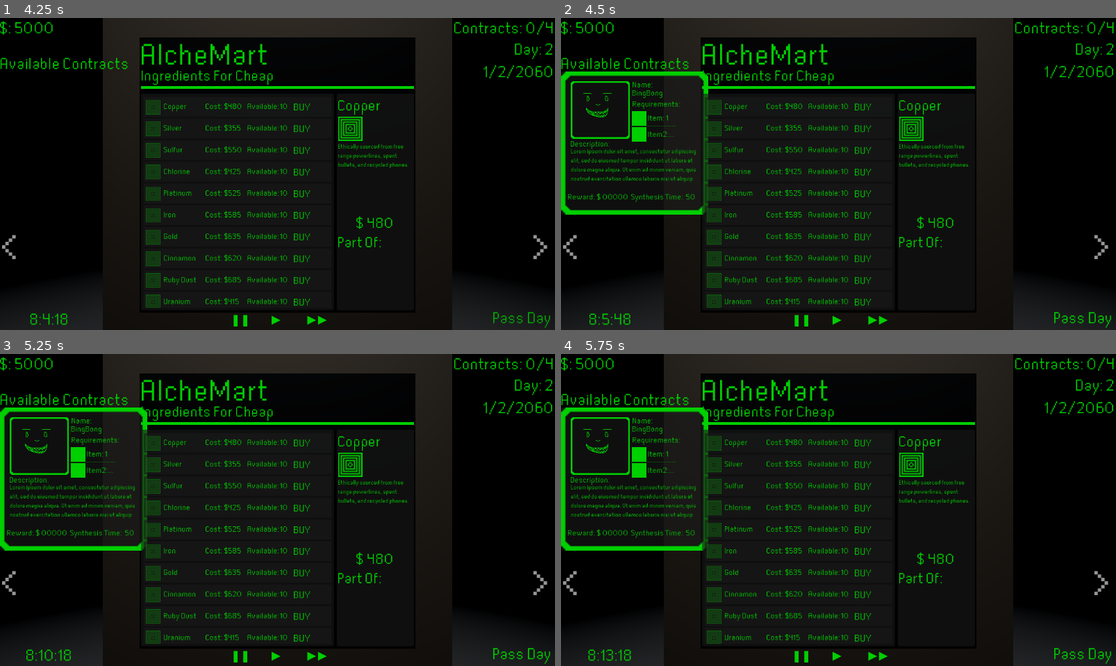
Above: before the commit, frames 1-4 (two rows, left to right).
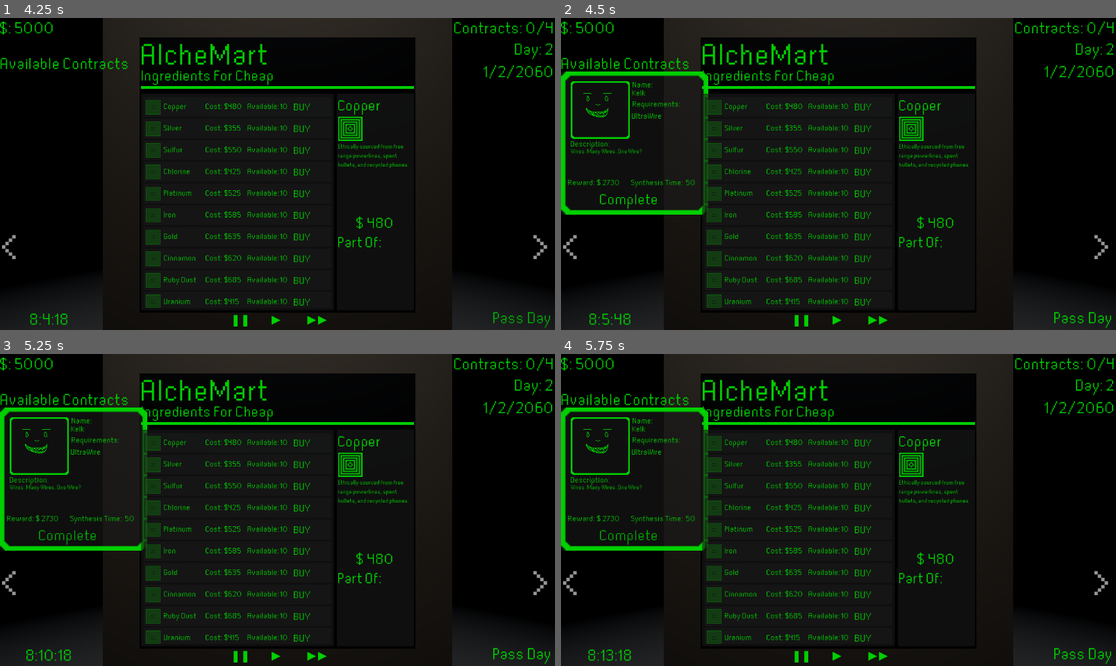
Above: after the commit, the same moments.

Repository: megajolt/Alchemist-Trade-Ltd.
Game: Godot game, scene res://Scenes/maingame.tscn
Same seed, same stepped clock (60 frames per second), same inputs: the game is played once before the commit and once after it.
Inputs (mouse positions are in pixels of both pictures, inside the frame that each line leads up to):
- Up to frame 1 (4.25 s): click (238, 105) at 0.52 s; click "❚❚" at 1.25 s; click "▶" at 2 s; click "▶▶" at 2.75 s; click "Pass Day" at 3.5 s
- Up to frame 2 (4.5 s): click "Available Contracts" at 4.25 s
- Up to frame 3 (5.25 s): click (66, 534) at 5 s, where only the run after the commit has a clickable "Complete"
- Up to frame 4 (5.75 s): no input

Frame 1 is identical in both runs. In frame 2, 1.4% of the frame differs, in the area x 1-25%, y 23-62%; in frame 3, 1.4%; in frame 4, 1.4%.

Commit message:
Random Contract Generation finished, fulfillment now

Diff:
--- a/Scenes/StockUI.tscn
+++ b/Scenes/StockUI.tscn
@@ -182,6 +182,9 @@
 offset_bottom = 0.174988
 theme = ExtResource("1_t5yyk")
 script = ExtResource("3_eye1m")
+metadata/ItemNames = []
+metadata/ItemCosts = []
+metadata/ItemDescriptions = []
 
 [node name="ItemList" type="ItemList" parent="Ingredients"]
 layout_mode = 1
--- a/Scenes/contract.tscn
+++ b/Scenes/contract.tscn
@@ -1,7 +1,7 @@
 [gd_scene load_steps=5 format=3 uid="uid://h46e3custr11"]
 
+[ext_resource type="Script" path="res://Scripts/contract.gd" id="1_0p6j1"]
 [ext_resource type="Theme" uid="uid://cxjmtitrmarst" path="res://2DAssets/UITheme.tres" id="1_cvexc"]
-[ext_resource type="Texture2D" uid="uid://bysloq24bva4c" path="res://2DAssets/Background.png" id="1_e2mjm"]
 [ext_resource type="Texture2D" uid="uid://dawaqyer6v36a" path="res://2DAssets/Frame.png" id="2_x4c00"]
 [ext_resource type="Texture2D" uid="uid://fa34n0o2jp17" path="res://2DAssets/DefaultPortrait.png" id="3_0qo5q"]
 
@@ -12,6 +12,7 @@
 anchor_bottom = 0.458
 offset_right = -0.216003
 offset_bottom = 0.215973
+script = ExtResource("1_0p6j1")
 
 [node name="Border" type="TextureRect" parent="."]
 layout_mode = 1
@@ -109,11 +110,11 @@
 offset_left = 0.101
 offset_top = -0.0039978
 offset_right = 0.0379944
-offset_bottom = -0.0740204
+offset_bottom = -38.074
 theme = ExtResource("1_cvexc")
 theme_override_colors/font_color = Color(0, 0.811765, 0, 1)
 theme_override_font_sizes/font_size = 12
-text = "Lorem ipsum dolor sit amet, consectetur adipiscing elit, sed do eiusmod tempor incididunt ut labore et dolore magna aliqua. Ut enim ad minim veniam, quis nostrud exercitation ullamco laboris nisi ut aliquip"
+text = "Lorem ipsum dolor sit amet, consectetur adipiscing elit, sed do eiusmod tempor incididunt ut labore et dolore magna aliqua. "
 autowrap_mode = 3
 
 [node name="Requirements Title" type="Label" parent="."]
@@ -141,9 +142,9 @@
 anchor_right = 0.29
 anchor_bottom = 0.912
 offset_left = -0.147001
-offset_top = -0.0740204
+offset_top = -30.074
 offset_right = -0.130005
-offset_bottom = 0.135986
+offset_bottom = -29.864
 theme = ExtResource("1_cvexc")
 theme_override_colors/font_color = Color(0, 0.811765, 0, 1)
 theme_override_font_sizes/font_size = 16
@@ -158,9 +159,9 @@
 anchor_right = 0.471
 anchor_bottom = 0.912
 offset_left = 0.0579987
-offset_top = -0.0740204
+offset_top = -30.074
 offset_right = 0.112991
-offset_bottom = 0.135986
+offset_bottom = -29.864
 theme = ExtResource("1_cvexc")
 theme_override_colors/font_color = Color(0, 0.811765, 0, 1)
 theme_override_font_sizes/font_size = 16
@@ -175,9 +176,9 @@
 anchor_right = 0.859
 anchor_bottom = 0.914
 offset_left = 0.0339966
-offset_top = -0.0740204
+offset_top = -30.074
 offset_right = -0.123001
-offset_bottom = -0.458008
+offset_bottom = -30.458
 theme = ExtResource("1_cvexc")
 theme_override_colors/font_color = Color(0, 0.811765, 0, 1)
 theme_override_font_sizes/font_size = 16
@@ -191,10 +192,10 @@
 anchor_top = 0.842
 anchor_right = 0.923
 anchor_bottom = 0.912
-offset_left = -0.0440216
-offset_top = -0.0740204
-offset_right = -0.131012
-offset_bottom = 0.135986
+offset_left = -0.0440369
+offset_top = -30.074
+offset_right = -0.131042
+offset_bottom = -29.864
 theme = ExtResource("1_cvexc")
 theme_override_colors/font_color = Color(0, 0.811765, 0, 1)
 theme_override_font_sizes/font_size = 16
@@ -215,14 +216,19 @@
 theme = ExtResource("1_cvexc")
 theme_override_colors/font_color = Color(0, 0.811765, 0, 1)
 theme_override_font_sizes/font_size = 16
-item_count = 2
 max_columns = 2
 same_column_width = true
 icon_scale = 0.5
 fixed_icon_size = Vector2i(60, 60)
-item_0/text = "Item: 1"
-item_0/icon = ExtResource("1_e2mjm")
-item_0/selectable = false
-item_1/text = "Item2: 3"
-item_1/icon = ExtResource("1_e2mjm")
-item_1/selectable = false
+
+[node name="FullFill" type="Button" parent="."]
+layout_mode = 0
+offset_left = 81.0
+offset_top = 246.0
+offset_right = 204.0
+offset_bottom = 285.0
+theme = ExtResource("1_cvexc")
+theme_override_font_sizes/font_size = 30
+text = "Complete"
+
+[connection signal="pressed" from="FullFill" to="." method="_on_full_fill_pressed"]
--- a/Scripts/Contracts.gd
+++ b/Scripts/Contracts.gd
@@ -3,7 +3,33 @@
 @onready var scrollPanel = self
 @onready var vBox = $ScrollContainer/VBoxContainer
 
+var rng = RandomNumberGenerator.new()
+
 var contract_scene = preload("res://Scenes/contract.tscn")
+var name_list=["Slarbo","Lorafung","Bink","Thara Corpo","Shuni","Pue","Smago","I","Morko","Arbo","Glarry","Bill","Slop Eater","P-der","Nuhm","Moink","Qrork","X-09","Liiple","Kelk"]
+var reward = [7485, 2730, 9120, 5730, 4500, 8130, 7530, 9750, 5475, 4305, 4920, 7125, 9045, 5805, 8220, 6120, 6300, 3390, 3480, 9285]
+var contract_desc=["I am in need of some Items for disposal. Please provide them."
+,"Wires. Many Wires. One Wire?"
+,"Prepping for a job. Need these or else."
+,"I wanna start up a little garden. Here's what I need."
+,"Gonna practice my welding."
+,"Setting up a home generator, here's the list."
+,"Hungry, I'd like for some snacks!"
+,"Looking to do some monitoring."
+,"Moving, need some packing materials."
+,"My kid wants a toy, get me one."
+,"Client of mine needs a couple of items, please get them ASAP."
+,"How about a uhhhhhhhhhhhhh..."
+,"Trying to make a lighter."
+,"Building materials for a new apartment addition. THX!!!"
+,"I wanna see how well this thing protects from lightning."
+,"Need to offload from my computer."
+,"Got a guy I need to help with something."
+,"Paperweight time."
+,"Need some batteries for my controller"
+,"I need some cleaning liquid for my windows. They get all gross from smog."]
+
+var contract_items=[["Exxtra Clean","Sticky Fuel","Mega Box"],["UltraWire"],["DataCoin","Strength Juice","Mobile Tracking Unit","AA Batteries","Poison+"],["Ultra Fertilizer","Large Waterskin (Pre-Filled)","PurePipes"],["PurePipes","Cube Of Mass","1/4 Inch Steel Beam",],["MiniReactor","Mega Box","UltraWire","AA Batteries"],["Sundae","Large Waterskin (Pre-Filled)"],["MegaCoat","Cloak Pouch","Mobile Tracking Unit"],["Extra Strength Peanuts","Mega Box"],["Mobile Tracking Unit","AA Batteries"],["Poison+","Cloak Pouch"],["Salt Water"],["UltraWire","Sticky Fuel","AA Batteries"],["1/4 Inch Steel Beam","PurePipes","UltraWire"],["PurePipes","MegaCoat"],["DataCoin"],["MegaCoat","1/4 Inch Steel Beam","Strength Juice"],["Cube Of Mass"],["AA Batteries"],["Exxtra Clean","Salt Water"]]
 
 # Called when the node enters the scene tree for the first time.
 func _ready():
@@ -12,12 +38,14 @@
 
 	for i in range(num_required):
 		var contract_instance = contract_scene.instantiate()
+		var nameandface=rng.randi_range(0,19)
+		var descandreward=rng.randi_range(0,19)
+		contract_instance.get_node("Name").text=name_list[nameandface]
+		contract_instance.get_node("Reward").text=str(reward[descandreward])
+		contract_instance.get_node("Description").text=contract_desc[descandreward]
+		for j  in contract_items[descandreward]:
+			contract_instance.get_node("ItemList").add_item(j)
 		vBox.add_child(contract_instance)
-
-
-# Called every frame. 'delta' is the elapsed time since the previous frame.
-func _process(delta):
-	pass
 
 
 func _on_available_contracts_toggled(toggled_on):
--- a/Scripts/Ingredients.gd
+++ b/Scripts/Ingredients.gd
@@ -39,8 +39,3 @@
 		ingredient_instance.set_meta("IngredientDescription",ingredient_descriptions[i])
 
 		vBox.add_child(ingredient_instance)
-
-
-# Called every frame. 'delta' is the elapsed time since the previous frame.
-func _process(delta):
-	pass
--- a/Scripts/LibraryItem.gd
+++ b/Scripts/LibraryItem.gd
@@ -6,11 +6,6 @@
 # Called when the node enters the scene tree for the first time.
 func _ready():
 	pass # Replace with function body.
-
-
-# Called every frame. 'delta' is the elapsed time since the previous frame.
-func _process(delta):
-	pass
 
 
 func _on_button_pressed():
--- a/Scripts/Recipes.gd
+++ b/Scripts/Recipes.gd
@@ -54,9 +54,3 @@
 		recipe_instance.set_meta("TimeSec",time_seconds[i])
 		recipe_instance.set_meta("IngredientList",recipe_ingredients[i])
 		vBox.add_child(recipe_instance)
-
-
-
-# Called every frame. 'delta' is the elapsed time since the previous frame.
-func _process(delta):
-	pass
--- /dev/null
+++ b/Scripts/contract.gd
@@ -0,0 +1,14 @@
+extends Control
+
+# Called when the node enters the scene tree for the first time.
+func _ready():
+	pass # Replace with function body.
+
+
+# Called every frame. 'delta' is the elapsed time since the previous frame.
+func _process(delta):
+	pass
+
+
+func _on_full_fill_pressed():
+	pass
